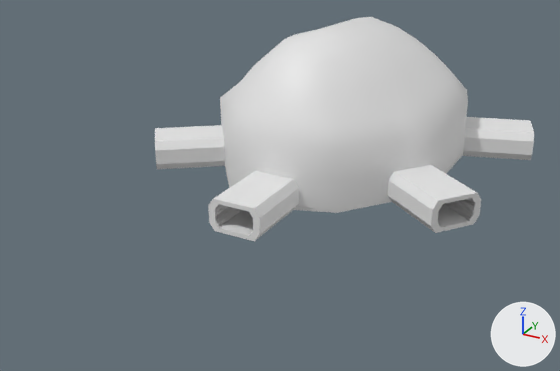
The glTF model src/worlds/SC_hub/assets/Spacestuff/mapHub.glb, before and after one commit.
Rendered twice from a 50 mm lens placed at (30.8, -67.6, 29.2), pointed at (-1.2, -9.4, 0.1). The lights are fixed; the arrows at lower right show +X, +Y and +Z. Where no turn or scale is listed for an object, it has been applied to the vertices. Vertices at the same position are counted once.
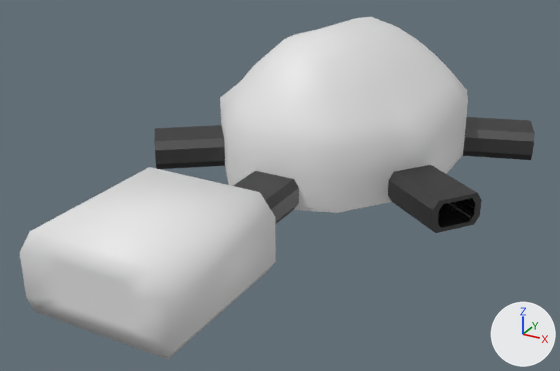
What changed in the scene script:
```text
Change me_cube_019:
    used by ob_cube_007; location = (-10.16, -5.3, 1.1); rotation_euler = (3.142, 0.0, 0.643), in degrees (180, 0, 37); scale = (-0.0586, -0.917, -0.917)
    remove me_cube_019.from_pydata(...)  # 1410 vertices, 2728 faces; spans x -350.0..114.0, y -21.0..3.0, z -2.0..2.0
    remove me_cube_019.materials.append(mat_material)  # white #e7e7e7
    add me_cube_019.from_pydata(...)  # 1252 vertices, 2480 faces; spans x -18.0..18.0, y -239.0..30.0, z -2.0..5.0
    me_cube_019 part 6: the loose piece of 64 vertices spanning x 2.0..114.0, y -2.0, z 0.0 is multiplied about its middle by the matrix ((0.0, 0.0, -0.695), (-0.695, 0.004, 0.0), (0.004, 0.695, 0.0)), then moved by (-46.0, -182.0, 4.0), in mat_doorframe_2 (light grey #e4e4e4)
    me_cube_019 part 7: a new loose piece of 114 vertices spanning x -18.0..18.0, y -30.0..30.0, z -2.0..0.0, in mat_rim (dark grey #5d5d5d)
    me_cube_019 part 8: a new loose piece of 114 vertices spanning x -18.0..18.0, y -239.0..-141.0, z 3.0..5.0, in mat_rim (dark grey #5d5d5d)
    me_cube_019 part 9: 21 loose pieces with 898 vertices, spanning x -350.0..114.0, y -21.0..3.0, z -2.0..2.0, are deleted
    add me_cube_019.materials.append(mat_doorframe_2)  # light grey #e4e4e4
    add me_cube_019.materials.append(mat_material_001)  # dark grey #686868
    add me_cube_019.materials.append(mat_rim)  # dark grey #5e5e5e
Change me_cube_020:
    where me_cube_020.from_pydata(...)  # 1406 vertices, 2728 faces; spans x -463.0..114.0, y -3.0..14.0, z -2.0..2.0
    used by ob_cube_008; location = (-10.66, 9.3, 1.1); rotation_euler = (3.142, 0.0, -0.315), in degrees (180, 0, -18); scale = (-0.0586, -0.917, -0.917)
    remove me_cube_020.materials.append(mat_material)  # white #e7e7e7
    me_cube_020 part 4: the loose piece of 114 vertices spanning x -463.0..-320.0, y 5.0..14.0, z -2.0..2.0 is multiplied about its middle by the matrix ((0.0, 0.0, -11.329), (0.427, 9.151, 0.0), (0.011, -0.124, 0.0)), then moved by (391.0, -9.0, -1.0), in mat_rim (dark grey #5d5d5d)
    me_cube_020 part 5: the loose piece of 114 vertices spanning x -463.0..-320.0, y 5.0..14.0, z -2.0..2.0 is copied, and the copy is multiplied about the mesh origin by the matrix ((0.0, 0.0, -11.329), (0.0, 11.329, 0.0), (-0.013, 0.0, 0.0)), in mat_rim (dark grey #5d5d5d); it spans x -18.0..18.0, y 56.0..155.0, z 4.0..6.0
    add me_cube_020.materials.append(mat_doorframe_2)  # light grey #e4e4e4
    add me_cube_020.materials.append(mat_material_001)  # dark grey #686868
    add me_cube_020.materials.append(mat_rim)  # dark grey #5e5e5e
Change me_cube_021:
    used by ob_cube_009; location = (-0.01, -12.69, 1.09); rotation_euler = (3.142, 0.0, 1.571), in degrees (180, 0, 90); scale = (-0.0586, -0.917, -0.917)
    remove me_cube_021.from_pydata(...)  # 708 vertices, 1364 faces; spans x -2.0..114.3, y -2.7..2.7, z -1.6..1.6
    remove me_cube_021.materials.append(mat_material)  # white #e7e7e7
    add me_cube_021.from_pydata(...)  # 626 vertices, 1240 faces; spans x -18.2..18.2, y -30.3..30.3, z -1.5..0.0
    me_cube_021 part 1: a new loose piece of 114 vertices spanning x -18.2..18.2, y -30.3..30.3, z -1.5..0.0, in mat_rim (dark grey #5d5d5d)
    me_cube_021 part 2: the loose piece of 84 vertices spanning x -2.0..114.3, y -2.7..2.7, z -1.6..1.6 is deleted
    me_cube_021 part 3: the loose piece of 64 vertices spanning x 1.7..113.6, y 2.0..2.1, z -1.1..-1.0 is deleted
    add me_cube_021.materials.append(mat_doorframe_2)  # light grey #e4e4e4
    add me_cube_021.materials.append(mat_material_001)  # dark grey #686868
    add me_cube_021.materials.append(mat_rim)  # dark grey #5e5e5e
Change ob_cube_007:
    ob_cube_007.location: (-10.16, -5.3, 1.1) -> (-10.19, -5.32, 1.1)
    ob_cube_007.rotation_euler: (3.142, 0.0, 0.643) -> (-0.643, 1.571, 0.0)  # degrees (180, 0, 37) -> degrees (-37, 90, 0)
    ob_cube_007.scale: (-0.0586, -0.917, -0.917) -> (0.081, 0.081, 4.36)
Change ob_cube_008:
    ob_cube_008.rotation_euler: (3.142, 0.0, -0.315) -> (0.315, 1.571, 0.0)  # degrees (180, 0, -18) -> degrees (18, 90, 0)
    ob_cube_008.scale: (-0.0586, -0.917, -0.917) -> (0.081, 0.081, 4.36)
Change ob_cube_009:
    ob_cube_009.location: (-0.01, -12.69, 1.09) -> (0.0, -19.26, 1.1)
    ob_cube_009.rotation_euler: (3.142, 0.0, 1.571) -> (1.571, 1.571, 0.0)  # degrees (180, 0, 90) -> degrees (90, 90, 0)
    ob_cube_009.scale: (-0.0586, -0.917, -0.917) -> (0.081, 0.081, 4.36)
Add ob_vert:
    ob_vert = bpy.data.objects.new('Vert', me_vert)  # 32 vertices, 54 faces; spans x -4.3..8.2, y -16.7..0.0, z -2.6..3.7
    ob_vert.location = (-1.95, -19.38, 2.58)
```

What differs and where, as boxes [x1, y1, x2, y2] in the pictures (560 x 371 px; the box of a moved part takes in the faces that stretch with it):
'Vert', added: after [20, 167, 276, 359]
'Cube.007', moved, turned, rescaled: before [155, 125, 481, 233]; after [154, 125, 482, 233]
'Cube.009', moved, turned, rescaled: before [208, 171, 299, 241]; after [233, 171, 299, 225]
'Cube.008', turned, rescaled: before [463, 117, 534, 160]; after [463, 117, 535, 160]
part 1 of me_cube_021, added: after [233, 171, 299, 225]
part 2 of me_cube_021, deleted: before [208, 171, 299, 241]
part 3 of me_cube_021, deleted: before [218, 209, 239, 224]
part 4 of me_cube_020, moved or reshaped (not visible afterwards): before [463, 117, 534, 160]
part 5 of me_cube_020, added: after [463, 117, 535, 160]
part 6 of me_cube_019, moved or reshaped (not visible before): after [448, 203, 471, 218]
part 7 of me_cube_019, added: after [154, 125, 225, 169]
part 8 of me_cube_019, added: after [388, 165, 482, 233]
part 9 of me_cube_019, deleted: before [155, 125, 481, 233]
